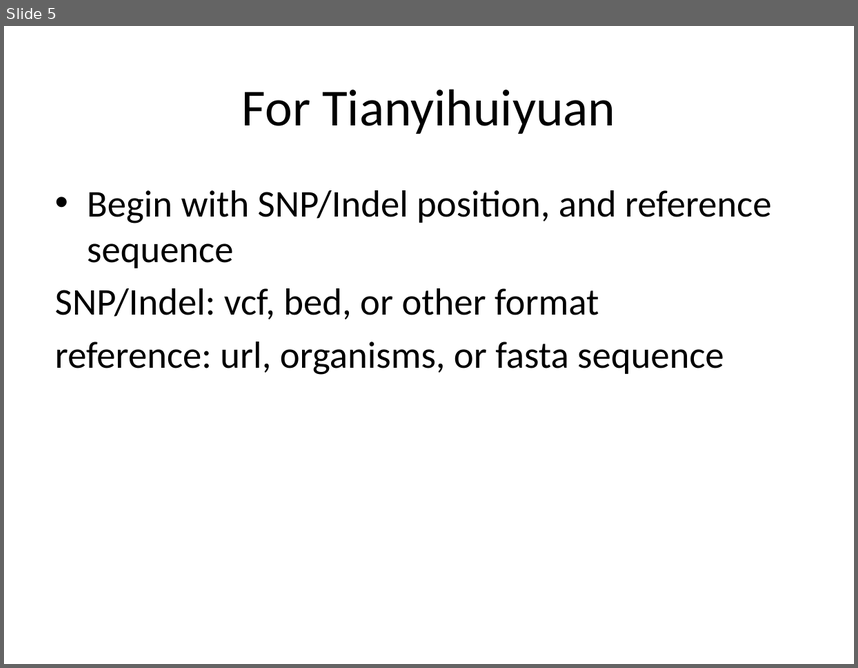
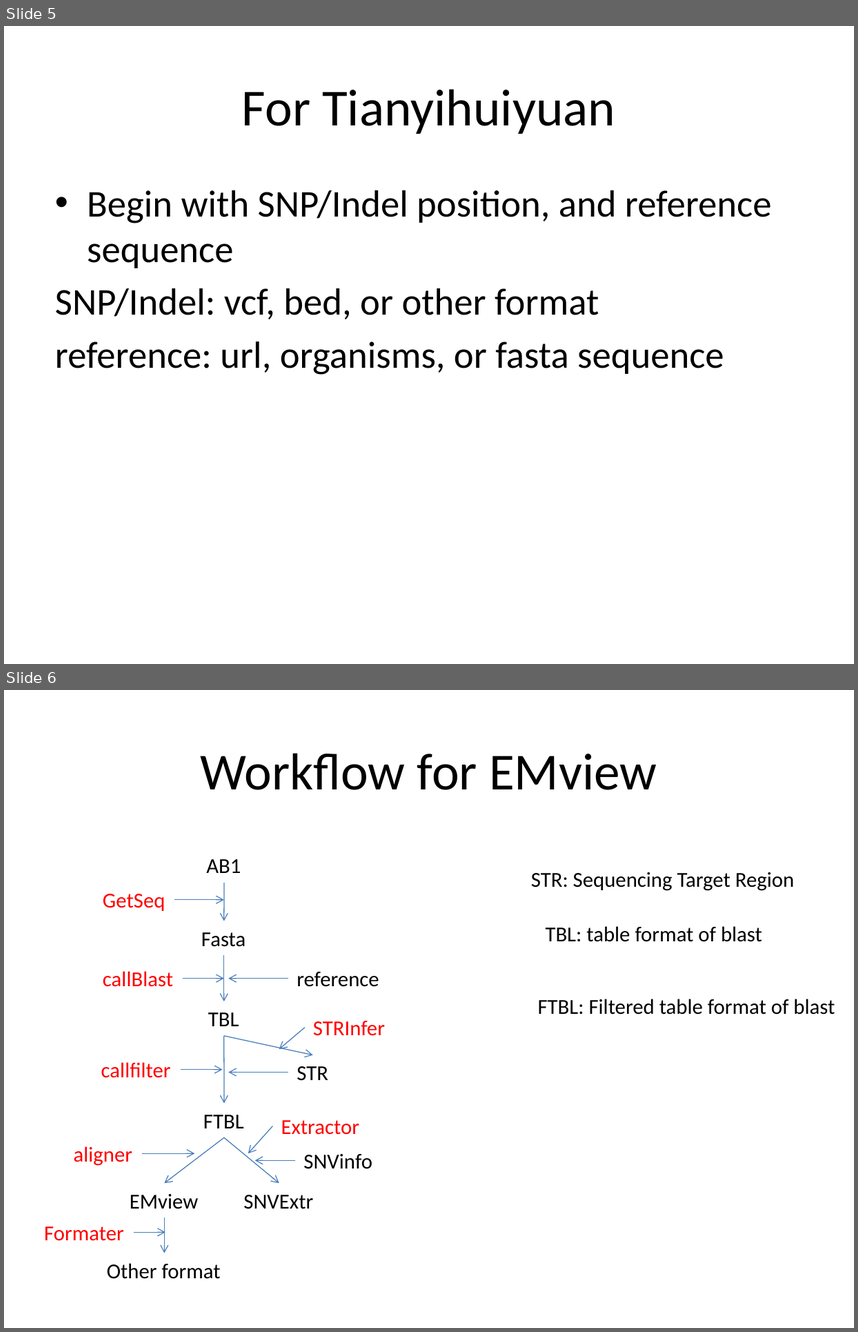
Before and after one commit to lry198010/EMview, a slide deck: doc/scheme_and_procedure.pptx. Shown one above the other, each under a label of ours: slide 5 before the commit, slides 5 and 6 after it. The pictures are 858x668 and 858x1332 pixels, drawn with LibreOffice and Linux fonts; fonts in the diff are those of the drawing. Boxes give left, top, right and bottom in pixels: in the first picture for what was removed or moved away, otherwise in the second. Text is boxed around its words. In the diff, an @@ line names an element or a change of style, - is before the commit and + after.

Commit message:
finished workflow for EMView v 0.01

```diff
--- a/doc/scheme_and_procedure.pptx
+++ b/doc/scheme_and_procedure.pptx
@@ slide 6 added at [4,690,854,1328], background #FFFFFF @@
@@ title added at [201,753,657,790], 44 pt, text #000000 @@
+Workflow for EMview
@@ text added at [531,872,794,891], 18 pt, text #000000 @@
+STR: Sequencing Target Region
@@ text added at [546,926,762,942], 18 pt, text #000000 @@
+TBL: table format of blast
@@ text added at [538,998,835,1014], 18 pt, text #000000 @@
+FTBL: Filtered table format of blast
@@ group added at [44,859,385,1279]: 17 texts, 17 arrows @@
+AB1
+Fasta
+TBL
+reference
+FTBL
+STR
+SNVinfo
+EMview
+SNVExtr
+Other format
+GetSeq
+callBlast
+STRInfer
+callfilter
+aligner
+Extractor
+Formater
```
